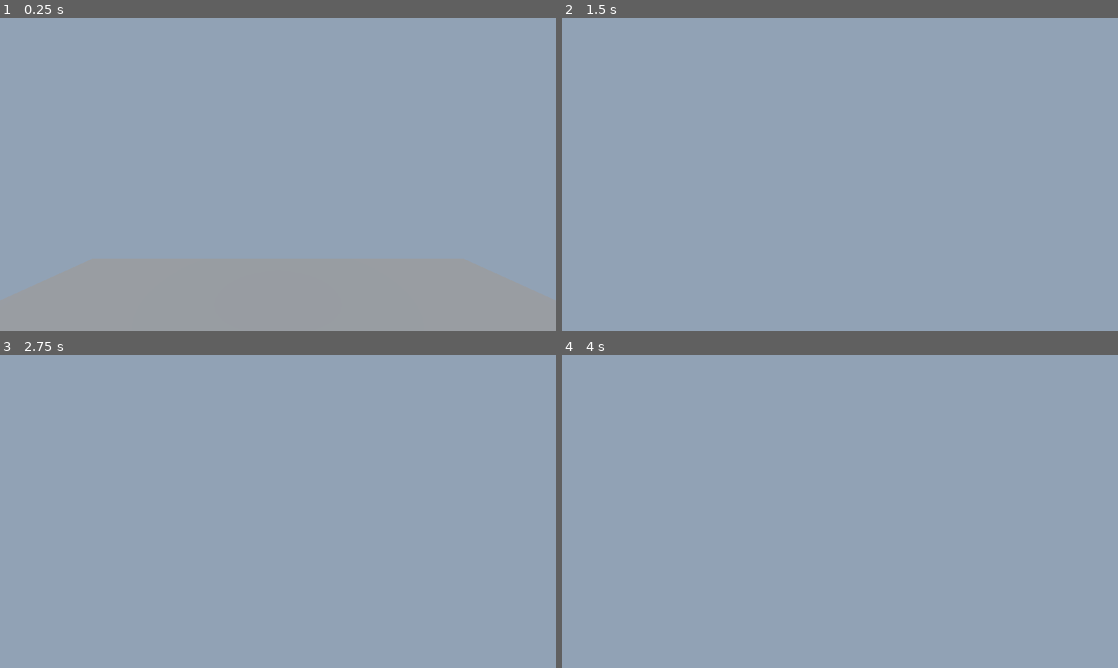
Above: before the commit, frames 1-4 (two rows, left to right).
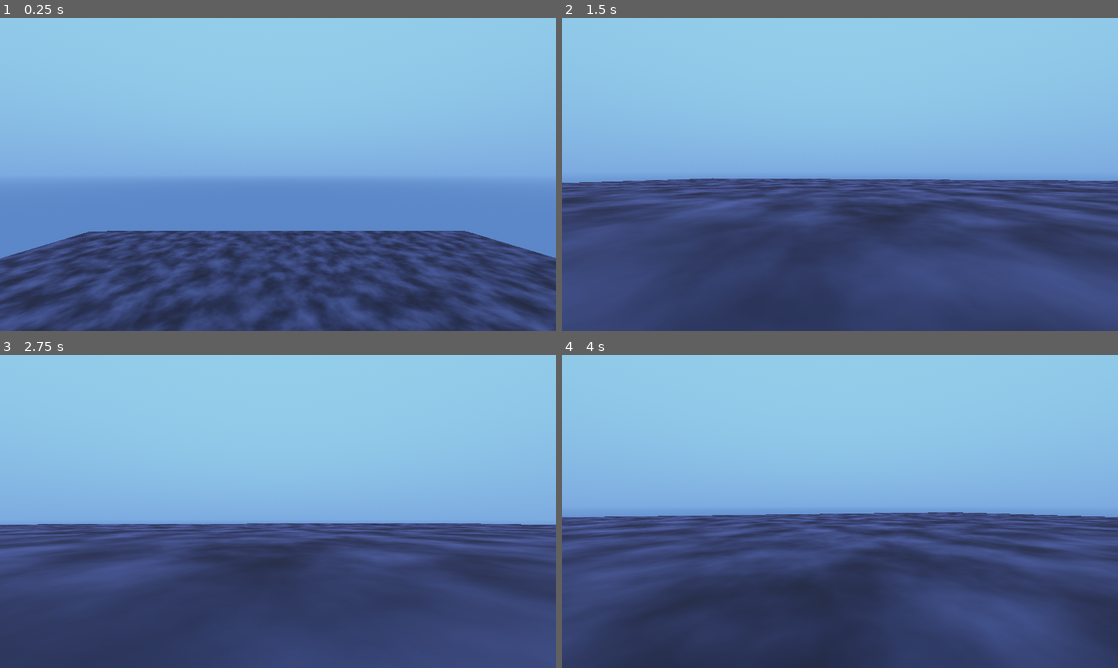
Above: after the commit, the same moments.

Repository: FalseDeveloper/project-_create_industry
Game: Godot game, scene res://scenes/game_scene.tscn
The game is run twice, just before and just after one commit, with the same random seed, the same clock (stepped at 60 frames per second) and the same inputs.
Inputs (mouse positions are in pixels of both pictures, inside the frame that each line leads up to):
- Up to frame 1 (0.25 s): no input
- Up to frame 2 (1.5 s): move the mouse to (867, 174) at 0.52 s; hold W (Forwards) from 0.53 s (still down); tap Space (Jump) at 0.77 s; move the mouse to (812, 174) at 1.27 s
- Up to frame 3 (2.75 s): keep holding W (Forwards); tap Space (Jump) at 1.52 s; move the mouse to (289, 505) at 2.02 s
- Up to frame 4 (4 s): keep holding W (Forwards); move the mouse to (834, 517) at 2.77 s; tap Space (Jump) at 3.02, 3.77 s; move the mouse to (878, 514) at 3.52 s

The runs differ from the first frame. In frame 1, 100% of the frame differs, in the area x 0-100%, y 0-100%; in frame 2, 100%; in frame 3, 100%; in frame 4, 100%.

Commit message:
Modified environment

Diff:
--- a/player/player.gd
+++ b/player/player.gd
@@ -1,5 +1,8 @@
+## Main player controller
 class_name Player
 extends CharacterBody3D
+
+#TODO: Proper jump validation
 
 var gravity : float = ProjectSettings.get_setting("physics/3d/default_gravity")
 @export var movement_speed : float = 200.0
--- a/scenes/game_scene.tscn
+++ b/scenes/game_scene.tscn
@@ -3,14 +3,42 @@
 [ext_resource type="PackedScene" uid="uid://4jxe6hvojlsa" path="res://world/game_world/game_world.tscn" id="1_w5aja"]
 [ext_resource type="PackedScene" uid="uid://fyi6dhgxic3f" path="res://player/Player.tscn" id="2_onqr8"]
 
+[sub_resource type="ProceduralSkyMaterial" id="ProceduralSkyMaterial_onqr8"]
+sky_top_color = Color(0.57220656, 0.8055526, 0.9151527, 1)
+sky_horizon_color = Color(0.4861794, 0.6703578, 0.8780526, 1)
+ground_bottom_color = Color(0.35738134, 0.5287566, 0.785221, 1)
+ground_horizon_color = Color(0.4862745, 0.67058825, 0.8784314, 1)
+
+[sub_resource type="Sky" id="Sky_ycayy"]
+sky_material = SubResource("ProceduralSkyMaterial_onqr8")
+
 [sub_resource type="Environment" id="Environment_onqr8"]
-background_mode = 1
+background_mode = 2
 background_color = Color(0.568, 0.6366333, 0.71, 1)
+sky = SubResource("Sky_ycayy")
 ambient_light_color = Color(0.40385985, 0.6212071, 0.77362204, 1)
 ssao_enabled = true
 ssil_radius = 5.49
 volumetric_fog_albedo = Color(0.6118436, 0.713476, 0.81118214, 1)
 volumetric_fog_emission = Color(0.292382, 0.4889722, 0.605893, 1)
+
+[sub_resource type="Gradient" id="Gradient_onqr8"]
+interpolation_mode = 2
+colors = PackedColorArray(0.0367163, 0.043418355, 0.13903406, 1, 0.23216039, 0.26614898, 0.4664778, 1)
+
+[sub_resource type="FastNoiseLite" id="FastNoiseLite_ycayy"]
+
+[sub_resource type="NoiseTexture2D" id="NoiseTexture2D_bw6k5"]
+width = 2048
+height = 2048
+generate_mipmaps = false
+noise = SubResource("FastNoiseLite_ycayy")
+color_ramp = SubResource("Gradient_onqr8")
+seamless = true
+bump_strength = 32.0
+
+[sub_resource type="StandardMaterial3D" id="StandardMaterial3D_onqr8"]
+albedo_texture = SubResource("NoiseTexture2D_bw6k5")
 
 [node name="GameScene" type="Node3D" unique_id=1313055512]
 
@@ -25,6 +53,7 @@
 [node name="DirectionalLight3D" type="DirectionalLight3D" parent="." unique_id=813252462]
 transform = Transform3D(1, 0, 0, 0, 0.5446976, 0.8386325, 0, -0.8386325, 0.5446976, 0, 3.599032, 2.337596)
 
-[node name="CSGBox3D" type="CSGBox3D" parent="." unique_id=1440024726]
-transform = Transform3D(6.5871863, 0, 0, 0, 1, 0, 0, 0, 6.6083813, 0, -1.2424309, 0)
+[node name="DebugGround" type="CSGBox3D" parent="." unique_id=1440024726]
+transform = Transform3D(161.37428, -0.0010699296, 0.30610928, 0.17216812, 1.0011913, 0.1509169, -0.30699766, -0.0009365152, 160.99152, 0, -24.281666, 0)
 use_collision = true
+material = SubResource("StandardMaterial3D_onqr8")
